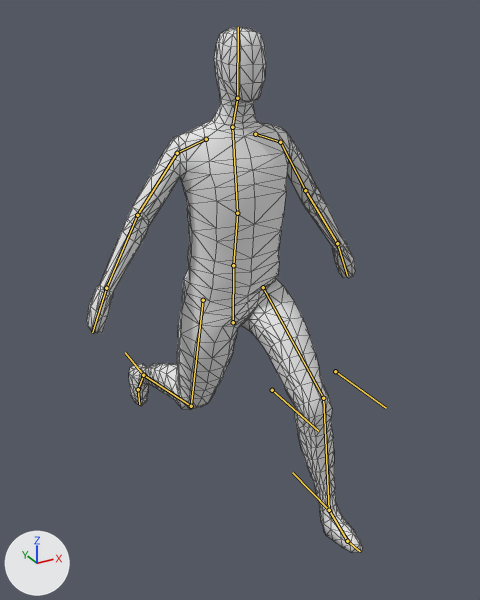
The Blender file Awful Summer Jam 19/Assets/Blend Files/Character.blend as it was, and as the next commit left it.
The view is the same before and after, from a camera (50 mm lens) standing at (-2.14, -3.96, 3.72) and looking at (-0.02, -0.11, 1.8). The lights are fixed; the arrows at lower left show +X, +Y and +Z. Both versions are drawn at frame 6 of the action 'Run'; the numbers are the values there. The bones that bend it are drawn over the model as lines. Mesh edges are drawn as thin lines.
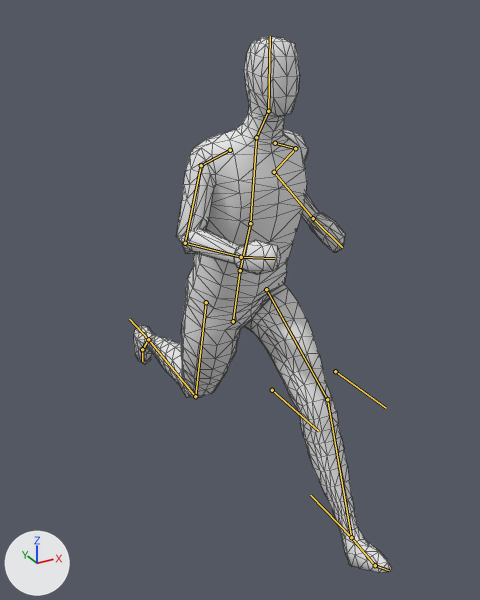
The change, as a list of edits to the scene's bpy script:
```text
Change bone_hips:
    where bone_hips = bpy.data.objects['Skeleton'].pose.bones['Hips']
    bone_hips.location: (0.0, -0.329, 0.009) -> (0.0, -0.32, 0.009)
    bone_hips.rotation_quaternion: (1.0, 0.0, 0.0, 0.0) -> (0.994, 0.105, 0.0, 0.0)  # degrees (0, 0, 0) -> degrees (12, 0, 0)
Change bone_chest:
    where bone_chest = bpy.data.objects['Skeleton'].pose.bones['Chest']  # child of 'Belly'
    bone_chest.rotation_quaternion: (1.0, 0.0, 0.0, 0.0) -> (0.996, 0.0, 0.087, -0.008)  # degrees (0, 0, 0) -> degrees (0, 10, -1)
Change bone_head:
    where bone_head = bpy.data.objects['Skeleton'].pose.bones['Head']  # child of 'Neck'
    bone_head.rotation_quaternion: (1.0, 0.0, 0.0, 0.0) -> (0.991, -0.103, -0.087, 0.011)  # degrees (0, 0, 0) -> degrees (-12, -10, 2)
Change bone_shoulder_l:
    where bone_shoulder_l = bpy.data.objects['Skeleton'].pose.bones['Shoulder.L']  # child of 'Chest'
    bone_shoulder_l.rotation_quaternion: (1.0, 0.0, 0.0, 0.0) -> (0.999, -0.017, 0.043, 0.009)  # degrees (0, 0, 0) -> degrees (-2, 5, 1)
Change bone_uparm_l:
    where bone_uparm_l = bpy.data.objects['Skeleton'].pose.bones['UpArm.L']  # child of 'Shoulder.L'
    bone_uparm_l.rotation_quaternion: (1.0, 0.0, 0.0, 0.0) -> (0.951, -0.235, 0.157, -0.125)  # degrees (0, 0, 0) -> degrees (-30, 14, -19)
Change bone_lowarm_l:
    where bone_lowarm_l = bpy.data.objects['Skeleton'].pose.bones['LowArm.L']  # child of 'UpArm.L'
    bone_lowarm_l.rotation_quaternion: (1.0, 0.0, 0.0, 0.0) -> (0.621, 0.78, -0.065, -0.036)  # degrees (0, 0, 0) -> degrees (103, -1, -8)
Change bone_hand_l:
    where bone_hand_l = bpy.data.objects['Skeleton'].pose.bones['Hand.L']  # child of 'LowArm.L'
    bone_hand_l.rotation_quaternion: (1.0, 0.0, 0.0, 0.0) -> (0.987, 0.084, -0.025, 0.131)  # degrees (0, 0, 0) -> degrees (9, -4, 15)
Change bone_uparm_r:
    where bone_uparm_r = bpy.data.objects['Skeleton'].pose.bones['UpArm.R']  # child of 'Shoulder.R'
    bone_uparm_r.rotation_quaternion: (1.0, 0.0, 0.0, 0.0) -> (0.973, 0.172, 0.023, 0.154)  # degrees (0, 0, 0) -> degrees (20, 0, 18)
Change bone_lowarm_r:
    where bone_lowarm_r = bpy.data.objects['Skeleton'].pose.bones['LowArm.R']  # child of 'UpArm.R'
    bone_lowarm_r.rotation_quaternion: (1.0, 0.0, 0.0, 0.0) -> (0.772, 0.634, 0.037, 0.028)  # degrees (0, 0, 0) -> degrees (79, 1, 5)
Change bone_hand_r:
    where bone_hand_r = bpy.data.objects['Skeleton'].pose.bones['Hand.R']  # child of 'LowArm.R'
    bone_hand_r.rotation_quaternion: (1.0, 0.0, 0.0, 0.0) -> (0.978, 0.15, 0.003, -0.147)  # degrees (0, 0, 0) -> degrees (17, 3, -17)
Change bone_foot_r:
    where bone_foot_r = bpy.data.objects['Skeleton'].pose.bones['Foot.R']  # child of 'LowLeg.R'
    bone_foot_r.rotation_quaternion: (0.991, -0.09, -0.01, -0.009) -> (0.994, -0.06, -0.008, -0.009)  # degrees (-10, -1, -1) -> degrees (-7, -1, -1)
Change bone_toes_r:
    where bone_toes_r = bpy.data.objects['Skeleton'].pose.bones['Toes.R']  # child of 'Foot.R'
    bone_toes_r.rotation_quaternion: (0.986, 0.037, -0.002, -0.001) -> (0.999, -0.054, -0.003, 0.001)  # degrees (4, 0, 0) -> degrees (-6, 0, 0)
Change bone_ik_l:
    where bone_ik_l = bpy.data.objects['Skeleton'].pose.bones['IK.L']
    bone_ik_l.location: (0.0, -0.914, 0.097) -> (-0.1, -1.308, 0.201)
Change bone_ik_r:
    where bone_ik_r = bpy.data.objects['Skeleton'].pose.bones['IK.R']
    bone_ik_r.location: (0.0, 1.048, 0.456) -> (0.1, 1.137, 0.757)
```

Location of each change, (x1, y1, x2, y2) in pixels of the pictures (480 x 600 px):
'Cube', posed (6% narrower): before (87, 27, 363, 553); after (134, 37, 392, 573)
bone 'Hips', root to tip: before (233, 322) to (233, 265); after (233, 321) to (240, 270)
bone 'Chest', root to tip: before (237, 213) to (232, 127); after (250, 223) to (256, 137)
bone 'Head', root to tip: before (237, 98) to (238, 27); after (268, 111) to (270, 36)
bone 'Shoulder.L', root to tip: before (255, 134) to (280, 142); after (275, 143) to (295, 148)
bone 'UpArm.L', root to tip: before (280, 142) to (305, 190); after (295, 148) to (274, 172)
bone 'LowArm.L', root to tip: before (305, 190) to (337, 243); after (274, 172) to (313, 218)
bone 'Hand.L', root to tip: before (337, 243) to (347, 276); after (313, 218) to (342, 247)
bone 'UpArm.R', root to tip: before (177, 153) to (137, 215); after (201, 165) to (185, 243)
bone 'LowArm.R', root to tip: before (137, 215) to (106, 288); after (185, 243) to (241, 257)
bone 'Hand.R', root to tip: before (106, 288) to (92, 332); after (241, 257) to (275, 258)
bone 'Foot.R', root to tip: before (143, 375) to (138, 389); after (148, 339) to (142, 349)
bone 'Toes.R', root to tip: before (138, 389) to (139, 404); after (142, 349) to (142, 361)
bone 'IK.L', root to tip: before (329, 510) to (292, 472); after (351, 537) to (310, 495)
bone 'IK.R', root to tip: before (143, 375) to (125, 352); after (148, 339) to (129, 319)
